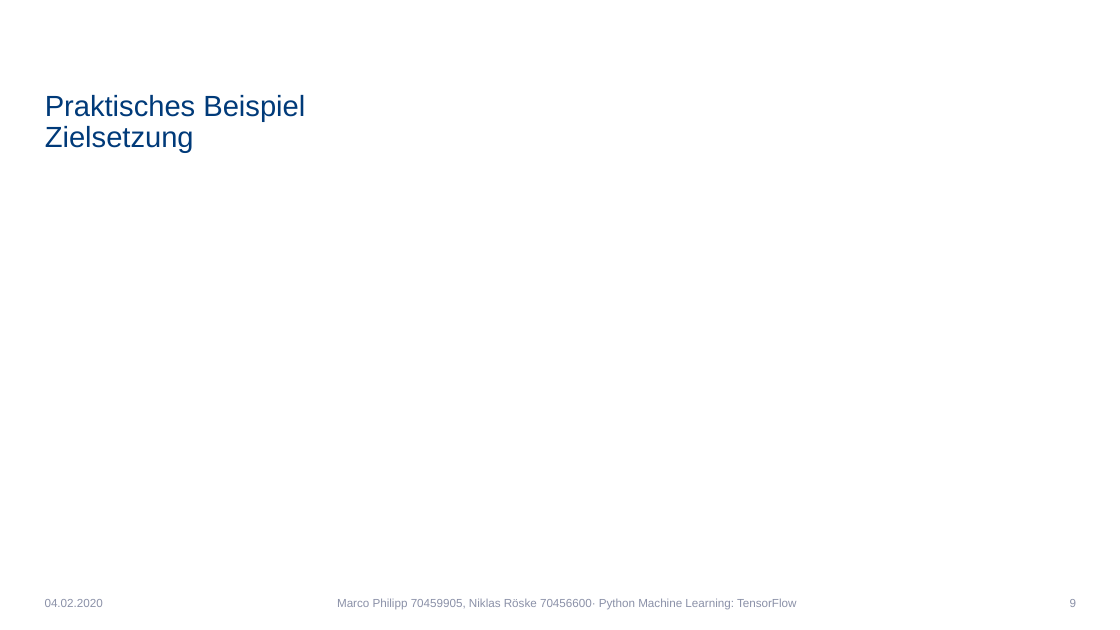
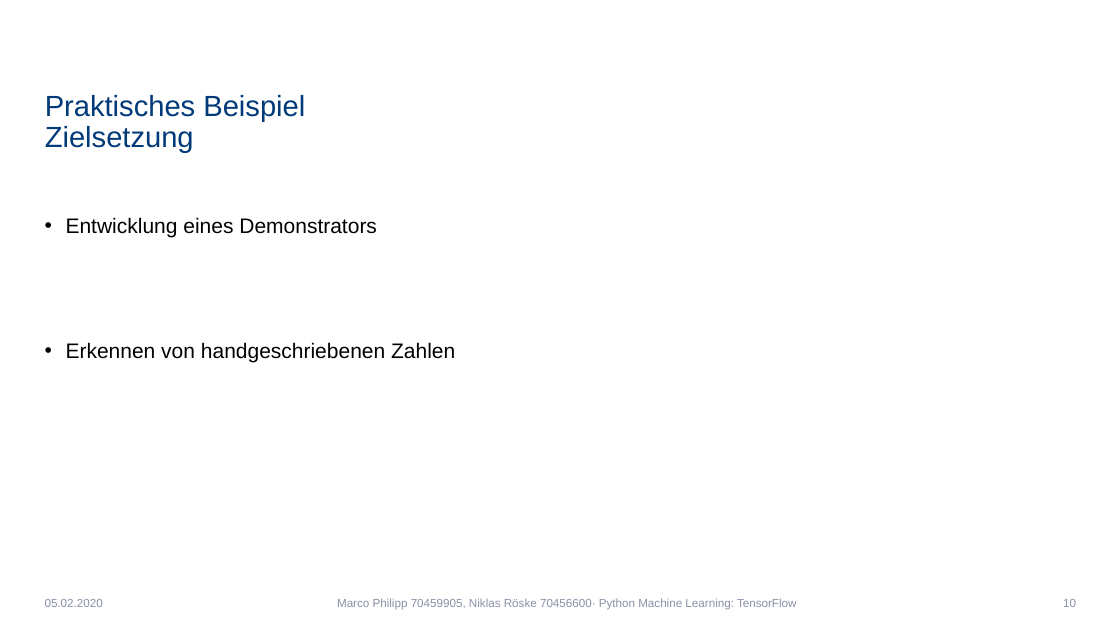
Before and after one commit to Niklas1997Git/Seminar, a slide deck: slide 10 of SeminarPräsentation.pptx (slide 9 before the commit). Drawn at 1120x630 pixels with LibreOffice and Linux fonts; fonts in the diff are those of the drawing; background and template pictures are left out. Boxes give left, top, right and bottom in pixels: in the first picture for what was removed or moved away, otherwise in the second. Text is boxed around its words. In the diff, an @@ line names an element or a change of style, - is before the commit and + after.

```diff
--- a/SeminarPräsentation.pptx
+++ b/SeminarPräsentation.pptx
@@ text added at box(66, 217, 455, 363), 18 pt, text #000000 @@
+• Entwicklung eines Demonstrators
+• Erkennen von handgeschriebenen Zahlen
@@ text at box(45, 599, 103, 607): text changed @@
-04.02.2020
+05.02.2020
@@ page number at box(1063, 599, 1076, 607): text changed @@
-9
+10
```
Also in this commit, not shown: 14 other slides changed, 5 slides added.
